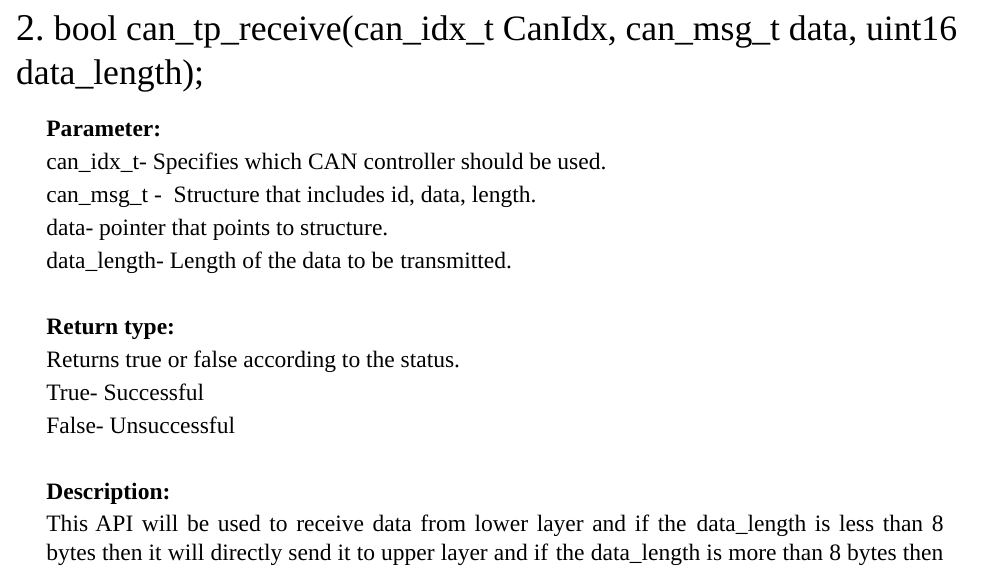
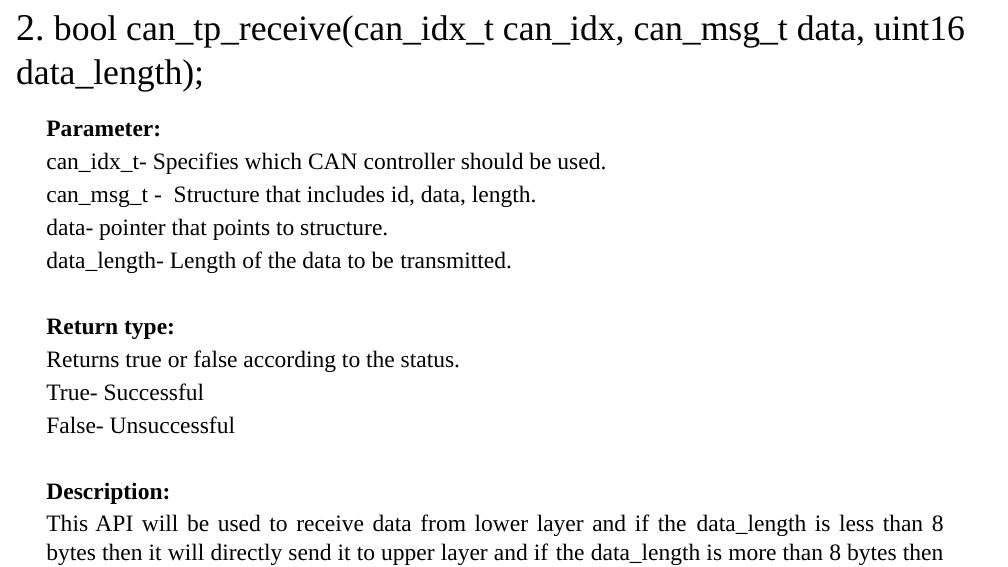
Before and after one commit to aveeresh/OBD_Stack, a slide deck: slide 3 of 20_Design/CAN_TP/DS_OBD_Stack_CAN_TP.pptx. Drawn at 1008x567 pixels with LibreOffice and Linux fonts; fonts in the diff are those of the drawing. Boxes give left, top, right and bottom in pixels: in the first picture for what was removed or moved away, otherwise in the second. Text is boxed around its words. In the diff, an @@ line names an element or a change of style, - is before the commit and + after.

```diff
--- a/20_Design/CAN_TP/DS_OBD_Stack_CAN_TP.pptx
+++ b/20_Design/CAN_TP/DS_OBD_Stack_CAN_TP.pptx
@@ text at box(16, 15, 965, 91): text changed @@
-2. bool can_tp_receive(can_idx_t CanIdx, can_msg_t data, uint16 data_length);
+2. bool can_tp_receive(can_idx_t can_idx, can_msg_t data, uint16 data_length);
```
Also in this commit, not shown: 1 other slide changed.
